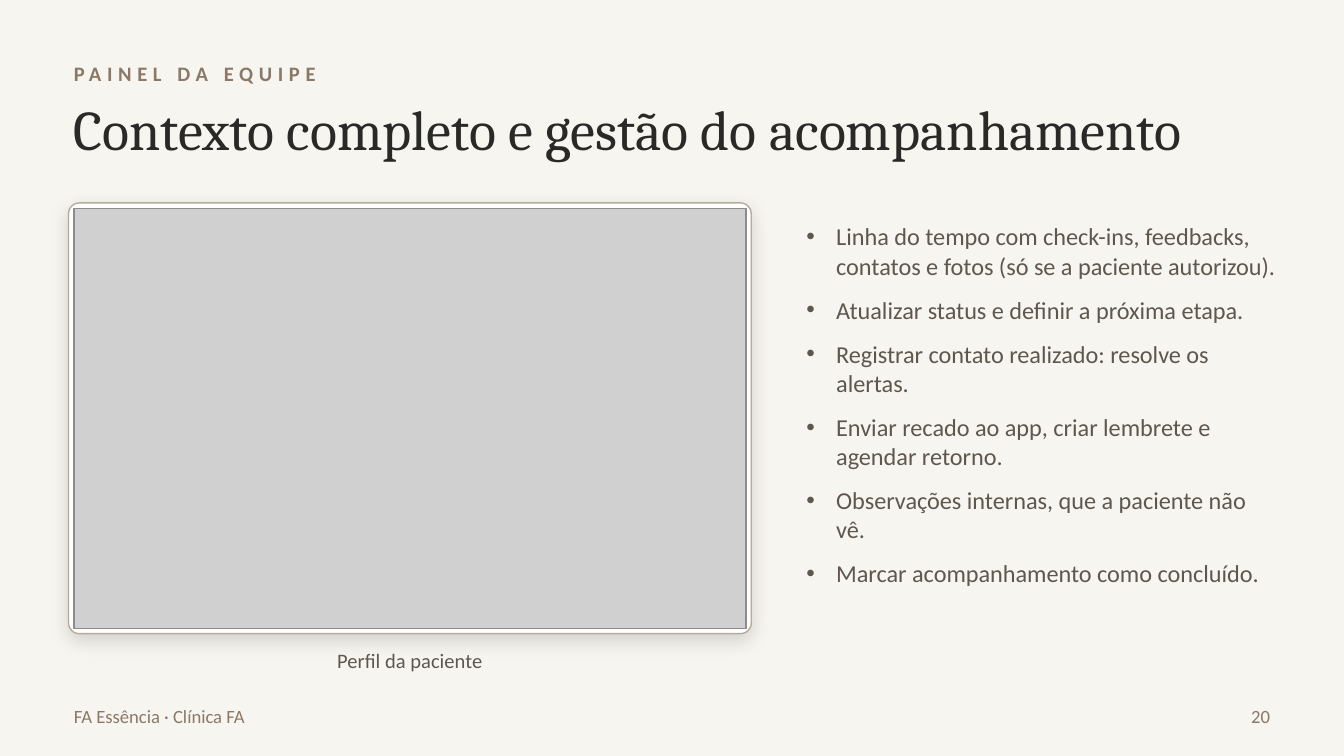
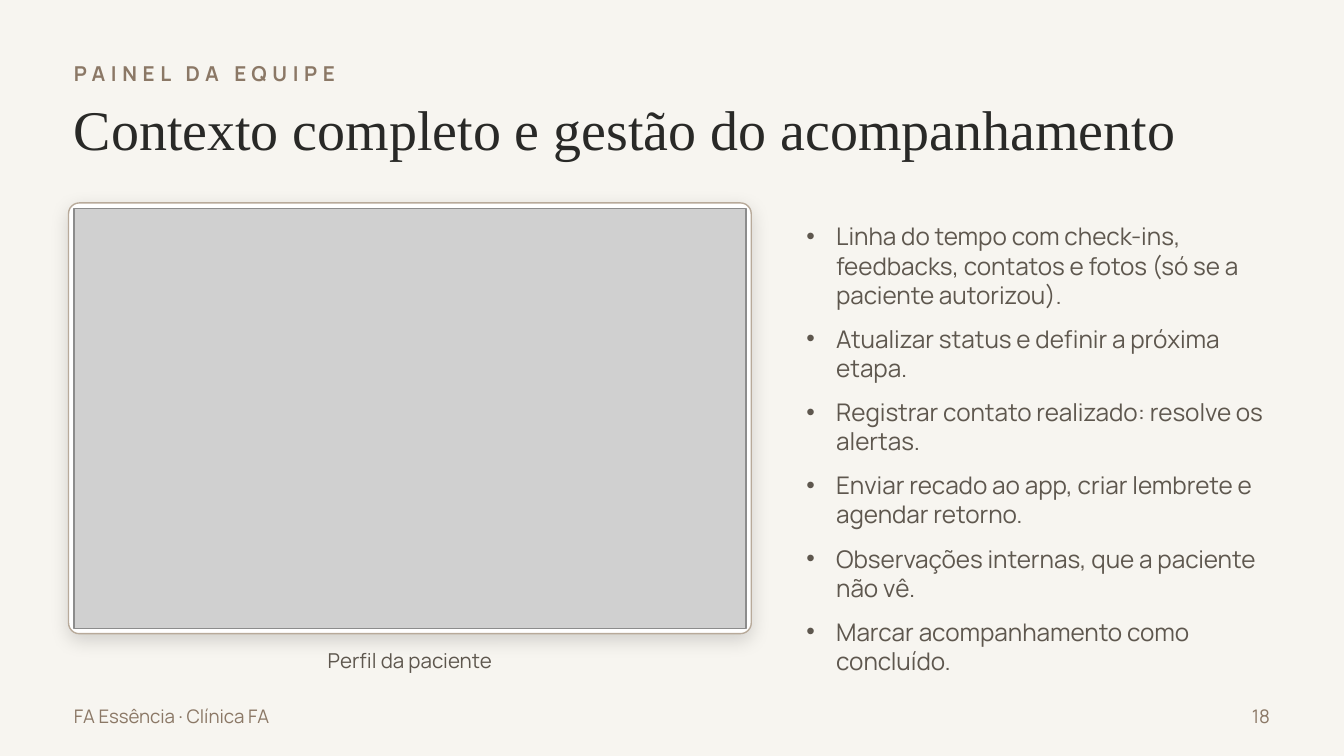
Before and after one commit to joaogstrapa10-cell/strapa.ai, a slide deck: slide 18 of FA-Essencia-Apresentacao.pptx (slide 20 before the commit). Drawn at 1344x756 pixels with LibreOffice and Linux fonts; fonts in the diff are those of the drawing; grey boxes stand for pictures. Boxes give left, top, right and bottom in pixels: in the first picture for what was removed or moved away, otherwise in the second. Text is boxed around its words. In the diff, an @@ line names an element or a change of style, - is before the commit and + after.

```diff
--- a/FA-Essencia-Apresentacao.pptx
+++ b/FA-Essencia-Apresentacao.pptx
@@ text "Contexto completo e gestão do ..." at (74, 111, 1176, 160): font Cambria to Times New Roman @@
@@ font Calibri to Manrope in 4 elements at (74, 708, 269, 723), (74, 66, 335, 81), (328, 653, 491, 673), (836, 227, 1263, 671) @@
@@ text at (1252, 709, 1270, 723): text changed; font Calibri to Manrope @@
-20
+18
```
Also in this commit, not shown: 19 other slides changed, 2 slides added, 4 slides removed.
